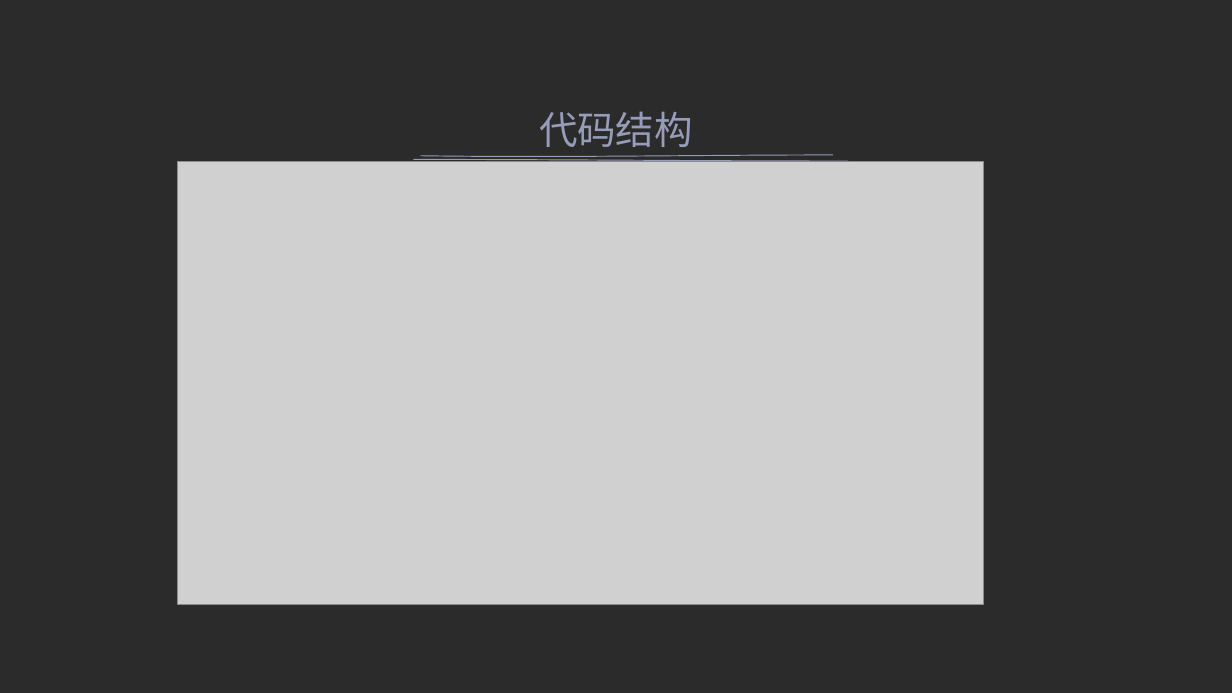
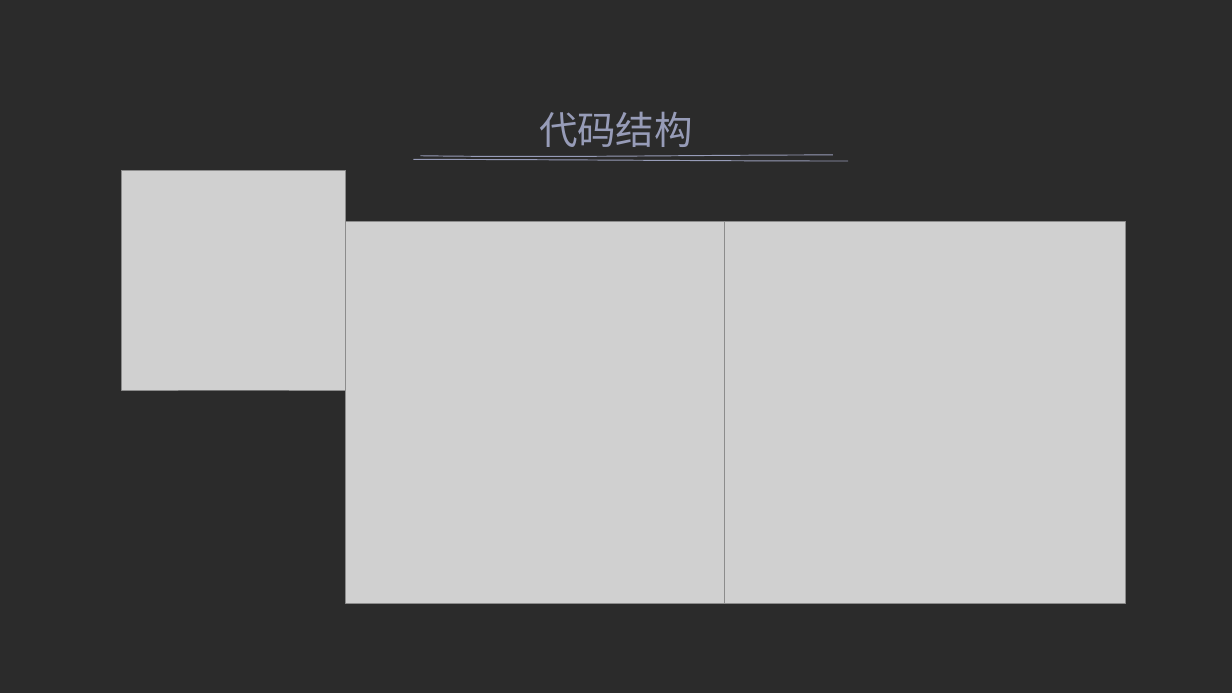
Before and after one commit to Poison02/python-project, a slide deck: slide 13 of 实验ppt.pptx. Drawn at 1232x693 pixels with LibreOffice and Linux fonts; fonts in the diff are those of the drawing; grey boxes stand for pictures; background and template pictures are left out; a plain dark background stands for a picture behind light text. Boxes give left, top, right and bottom in pixels: in the first picture for what was removed or moved away, otherwise in the second. Text is boxed around its words. In the diff, an @@ line names an element or a change of style, - is before the commit and + after.

```diff
--- a/实验ppt.pptx
+++ b/实验ppt.pptx
@@ picture added at (122,171,347,390) @@
@@ picture removed at (177,162,982,604) @@
@@ picture added at (346,222,725,604) @@
@@ picture added at (725,222,1126,604) @@
```
Also in this commit, not shown: 1 other slide changed, 4 other files.
